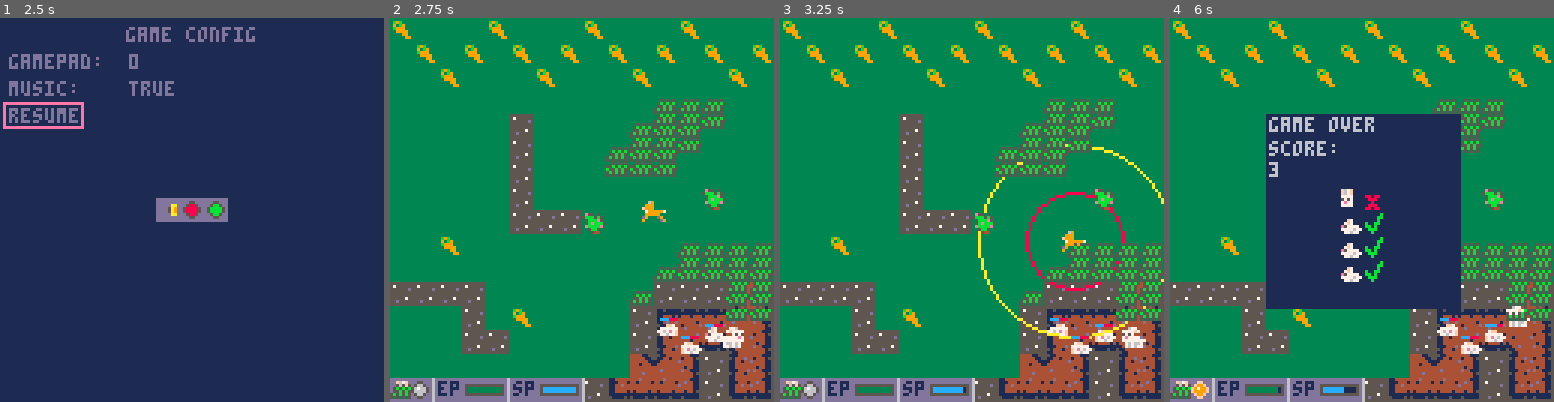
Above: before the commit, frames 1-4 (left to right).
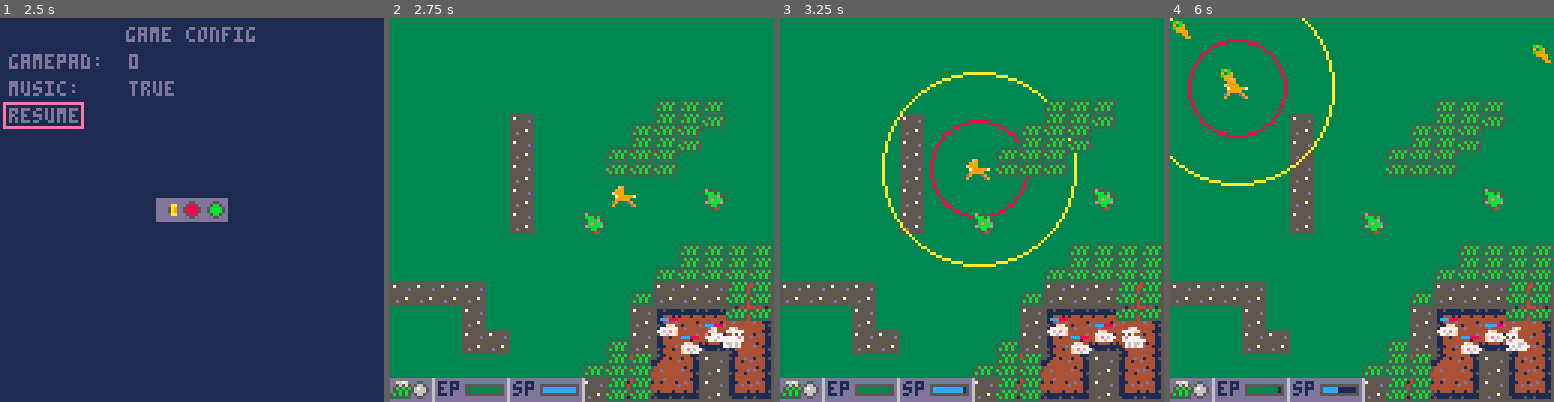
Above: after the commit, the same moments.

Repository: learnb/sleeping-bunnies
Game: PICO-8 cartridge sleeping-bunnies.p8
Two runs of this game, one before a commit and one after it. Both use one fixed random seed, a clock stepped at 60 frames per second and the inputs below.
Inputs:
- Up to frame 1 (2.5 s): tap X (X key) at 0.33, 1.07, 1.85 s; tap O (Z key) at 0.7, 1.7, 2.1 s; hold Right 1.6-2.1 s; hold Up 2.15-2.42 s; hold Right from 2.47 s (still down)
- Up to frame 2 (2.75 s): keep holding Right; tap O (Z key) at 2.5 s
- Up to frame 3 (3.25 s): tap O (Z key) at 2.9 s; tap X (X key) at 2.97 s; release Right at 3.03 s; hold Left from 3.08 s (still down)
- Up to frame 4 (6 s): tap O (Z key) every 0.4 s from 3.3 to 5.7 s; release Left at 3.58 s; hold Down 3.63-3.97 s; hold Right 4.02-4.68 s; tap X (X key) at 4.08, 5.2 s; hold Up 4.73-5.03 s; hold Left 5.08-5.68 s; hold Down from 5.73 s (still down)

Frame 1 is identical in both runs. In frame 2, 4.7% of the frame differs, in the area x 0-100%, y 0-100%; in frame 3, 7.1%; in frame 4, 31%, in the area x 0-94%, y 0-100%.

Commit message:
all systems working

Diff:
--- a/sleeping-bunnies.p8
+++ b/sleeping-bunnies.p8
@@ -77,6 +77,7 @@
 end
 -->8
 function init_sim()
+  debug = {}
   score = 0
 
   worldw = 128
@@ -88,6 +89,7 @@
   sniff_lock = false
 
   reduce_rate = 0.01
+  lastKnowPosition = {x=10, y=15}
 
   home = false
 
@@ -98,7 +100,7 @@
   rabbit.hp = 100
   rabbit.alive = true
   rabbit.speed = 1
-  rabbit.radius = 4
+  rabbit.radius = 8
   rabbit.hidden = false
   rabbit.sniff = false
 
@@ -194,19 +196,30 @@
   fox.anim_state = "idle"
   fox.flip = false
 
+  fox.patrol_points = {}
+  add(fox.patrol_points, {x=2,y=2})
+  add(fox.patrol_points, {x=15,y=2})
+  add(fox.patrol_points, {x=8,y=8})
+  fox.target = fox.patrol_points[1]
+  fox.patrol_indx = 1
+
   -- food
   all_food = {}
   spawners = foodtiles()
-  foreach(spawners, spawn_food)
+  --foreach(spawners, spawn_food)
 
   -- pathfinding tools
   path_init_heatmap()
   path_init_field()
+  gen_flow_field(fox.target.x, fox.target.y)
 end
 
 function update_sim()
+  if (not rabbit.hidden) then
+    lastKnowPosition = ent_tile(rabbit)
+  end
   local src = ent_tile(rabbit)
-  gen_flow_field(src.x, src.y)
+  --gen_flow_field(src.x, src.y)
   -- game over check
   if (not rabbit.alive or ((not buns[1].alive) and (not buns[2].alive) and (not buns[3].alive))) then
     end_sim()
@@ -296,8 +309,10 @@
       end
     end
   end
+  -- food spawning
+  foreach(spawners, timer_food)
   -- fox collision
-  if (ent_dist(rabbit, fox) < rabbit.radius) then
+  if ((ent_dist(rabbit, fox) < rabbit.radius) and (not rabbit.hidden)) then
     -- eaten by fox
     rabbit.alive = false
     --sfx(2)
@@ -306,12 +321,8 @@
   -- update animation state
   if (moved and rabbit.state == "idle") then
     rabbit_change_anim_state("move")
-    -- TODO REMOVE
-    fox.anim_state = "move"
   elseif (not moved and rabbit.state == "move") then
     rabbit_change_anim_state("idle")
-    -- TODO REMOVE
-    fox.anim_state = "idle"
   end
   if (rabbit.state == "idle") then ent_anim_idle(rabbit) end
   if (rabbit.state == "move") then ent_anim_move(rabbit) end
@@ -351,21 +362,28 @@
   if (fox.state == "idle") then
     if (ent_dist(rabbit, fox) <= fox.aradius) then
       fox.state = "alert"
+      fox.target = lastKnowPosition
+      gen_flow_field(fox.target.x, fox.target.y)
     end
     fox_move_patrol()
   elseif (fox.state == "alert") then
     if (ent_dist(rabbit, fox) > fox.aradius) then
       fox.state = "idle"
+      fox.target = fox.patrol_points[fox.patrol_indx]
+      gen_flow_field(fox.target.x, fox.target.y)
     elseif (not rabbit.hidden) then
-      fox.target = {x=rabbit.x, y=rabbit.y}
       if (ent_dist(rabbit, fox) <= fox.cradius) then
         fox.state = "chase"
+        fox.target = lastKnowPosition
+        gen_flow_field(fox.target.x, fox.target.y)
       end
     end
     fox_move_search()
   elseif (fox.state == "chase") then
     if (rabbit.hidden) then
       fox.state = "alert"
+      fox.target = lastKnowPosition
+      gen_flow_field(fox.target.x, fox.target.y)
     end
     fox_move_chase()
   end
@@ -431,6 +449,8 @@
   end
 end
 function rabbit_consume(fud)
+  sfx(13)
+  reset_food_timer(fud.x, fud.y)
   del(all_food, fud)
   rabbit.hp = rabbit.hp + 20
   if (rabbit.hp > 100) then rabbit.hp = 100 end
@@ -438,13 +458,33 @@
 function spawn_food(obj)
   local f = {}
   if (obj != nil) then
+    -- spawn
     f = {}
     f.x = obj.x
     f.y = obj.y
     f.radius = 6
     f.frame = 1
     f.sprites = {35}
+    f.spawner = obj
     add(all_food, f)
+  end
+end
+function timer_food(obj)
+  if (obj != nil) then
+    if (obj.timer > 0) then
+      obj.timer = obj.timer - 1
+    end
+    if (obj.timer == 0) then
+      spawn_food(obj)  -- spawn
+      obj.timer = obj.timer - 1
+    end
+  end
+end
+function reset_food_timer(_x, _y)
+  for i=1,#spawners do -- for each spawner
+    if ( (spawners[i].x == _x) and (spawners[i].y == _y) ) then
+      spawners[i].timer = spawners[i].spawn_time
+    end
   end
 end
 function toggle_sniff_state()
@@ -467,17 +507,38 @@
   else sfx(4) end
 end
 function fox_move_patrol()
-  fox_move_flow()
+  if (fox_move_flow(1)) then
+    fox.anim_state = "idle"
+    -- set next target
+    if (fox.patrol_indx+1 <= #fox.patrol_points) then
+      fox.patrol_indx = fox.patrol_indx + 1
+    else
+      fox.patrol_indx = 1
+    end
+    fox.target = fox.patrol_points[fox.patrol_indx]
+    gen_flow_field(fox.target.x, fox.target.y)
+  end
 end
 function fox_move_search()
   --
-  fox_move_flow()
+  if (fox_move_flow(1)) then
+    fox.anim_state = "idle"
+    -- set next target
+    fox.target = lastKnowPosition
+    gen_flow_field(fox.target.x, fox.target.y)
+  end
 end
 function fox_move_chase()
   --
-  fox_move_flow()
-end
-function fox_move_flow()
+  if (fox_move_flow(2)) then
+    fox.anim_state = "idle"
+    -- set next target
+    fox.target = lastKnowPosition
+    gen_flow_field(fox.target.x, fox.target.y)
+  end
+end
+function fox_move_flow(speed)
+  fox.anim_state = "move"
   local _tile = ent_tile(fox)
   local _celx = _tile.x
   local _cely = _tile.y
@@ -487,9 +548,15 @@
   local _vec = {}
   if (not skip) then
     _vec = path_field[_celx][_cely]
-    fox.x = fox.x + (_vec.x * 1)
-    fox.y = fox.y + (_vec.y * 1)
-  end
+    fox.x = fox.x + (_vec.x * speed)
+    fox.y = fox.y + (_vec.y * speed)
+    if (_vec.x >= 1) then fox.flip = true end
+    if (_vec.x <= -1) then fox.flip = false end
+    if (_vec.x == 0 and _vec.y == 0) then -- stuck/complete
+      return true
+    end
+  end
+  return false
 end
 function cgrass(o)
   -- check "tall grass" tile collision
@@ -533,7 +600,13 @@
   for _y=0,15 do -- rows
     for _x=0,15 do -- cols
       if (fget(mget(_x,_y),1)) then
-        add(_list, {x=_x*8, y=_y*8})
+        local t = {}
+        t.x = _x*8
+        t.y = _y*8
+        t.spawn_time = flr(30*(rnd(20)+10)) -- rng 10 to 30 'seconds'
+        t.timer = flr(t.spawn_time * rnd(1))
+        --add(_list, {x=_x*8, y=_y*8, spawn_time=(30*20), timer=spawn_time})
+        add(_list, t)
       end
     end
   end
@@ -770,6 +843,7 @@
 end
 function vec_norm(_vec)
   local m = vec_mag(_vec)
+  if (m == 0) then return {x=0, y=0} end
   return {x=(_vec.x/m), y=(_vec.y/m)}
 end
 function graph_cardinal_neighbors(_node)
@@ -1114,14 +1188,14 @@
 50505050505950505050505050505050527d7d7d527d7d7d7d404141427d7d7d000000000000000000000000000000000000000000000000000000000000000000000000000000000000000000000000000000000000000000000000000000000000000000000000000000000000000000000000000000000000000000000000
 505050505059505050505050505050507d7d7d7d7d527d7d7d4242427d7d7d7d000000000000000000000000000000000000000000000000000000000000000000000000000000000000000000000000000000000000000000000000000000000000000000000000000000000000000000000000000000000000000000000000
 505050505059505050505050505050507d7d7d7d7d7d7d7d7d7d7d7d7d537d7d7d7d7d7d7d7d7d7d7d7d7d7d7d7d7d7d0000000000000000000000000000000000000000000000000000000000000000000000000000000000000000000000000000000000000000000000000000000000000000000000000000000000000000
-505050505059595950505050505050507d7d7d7d7d7d7d7d537d7d7d7d7d7d7d7d7d7d7d7d7d7d7d7d7d7d7d7d7d7d7d0000000000000000000000000000000000000000000000000000000000000000000000000000000000000000000000000000000000000000000000000000000000000000000000000000000000000000
+505050505059505050505050505050507d7d7d7d7d7d7d7d537d7d7d7d7d7d7d7d7d7d7d7d7d7d7d7d7d7d7d7d7d7d7d0000000000000000000000000000000000000000000000000000000000000000000000000000000000000000000000000000000000000000000000000000000000000000000000000000000000000000
 505060505050505050505050505050507d7d7d7d7d7d7d7d7d7d7d7d404040407d7d7d7d7d7d7d7d7d7d7d7d7d7d7d7d0000000000000000000000000000000000000000000000000000000000000000000000000000000000000000000000000000000000000000000000000000000000000000000000000000000000000000
 505050505050505050505050505050507d7d7d7d7d7d7d7d7d7d7d40414141417d7d7d7d7d7d7d7d7d7d7d7d7d7d7d7d0000000000000000000000000000000000000000000000000000000000000000000000000000000000000000000000000000000000000000000000000000000000000000000000000000000000000000
 5959595950505050505050595959585a7d7d7d7d7d7d7d7d7d7d407d7d7d41417d7d7d7d7d7d7d7d7d7d7d5252527d7d0000000000000000000000000000000000000000000000000000000000000000000000000000000000000000000000000000000000000000000000000000000000000000000000000000000000000000
 5050505950605050505059484949575a7d7d7d7d7d7d7d7d7d7d7d7d7d7d42427d7d7d7d7d7d7d7d7d7d5250515050510000000000000000000000000000000000000000000000000000000000000000000000000000000000000000000000000000000000000000000000000000000000000000000000000000000000000000
-5050505959505050505059584669475a7d7d7d7d7d7d7d7d7d7d7d7d7d7d7d7d7d7d7d7d7d7d7d7d7d7d5251505150500000000000000000000000000000000000000000000000000000000000000000000000000000000000000000000000000000000000000000000000000000000000000000000000000000000000000000
-5050505050505050505056575a59585a7d7d7d7d7d7d7d7d7d7d7d7d7d7d7d7d7d7d7d7d7d7d7d7d7d7d5250505150510000000000000000000000000000000000000000000000000000000000000000000000000000000000000000000000000000000000000000000000000000000000000000000000000000000000000000
-5959595959595959596869696a59686a7d7d7d7d7d7d7d7d7d7d7d7d7d7d7d7d7d7d7d7d7d7d7d7d52525250505051500000000000000000000000000000000000000000000000000000000000000000000000000000000000000000000000000000000000000000000000000000000000000000000000000000000000000000
+5050505959505050505059584669475a7d7d7d7d7d7d7d7d7d407d7d7d7d7d7d7d7d7d7d7d7d7d7d7d7d5251505150500000000000000000000000000000000000000000000000000000000000000000000000000000000000000000000000000000000000000000000000000000000000000000000000000000000000000000
+5050505050505050505056575a59585a7d7d7d7d7d7d7d7d4041417d7d7d7d7d7d7d7d7d7d7d7d7d7d7d5250505150510000000000000000000000000000000000000000000000000000000000000000000000000000000000000000000000000000000000000000000000000000000000000000000000000000000000000000
+5959595959595959596869696a59686a7d7d7d7d7d7d7d7d7d41417d7d7d7d7d7d7d7d7d7d7d7d7d52525250505051500000000000000000000000000000000000000000000000000000000000000000000000000000000000000000000000000000000000000000000000000000000000000000000000000000000000000000
 0000000000000000000000000000000000000000ff000000000000000000007c000000000000000000000000000000000000000000000000000000000000000000000000000000000000000000000000000000000000000000000000000000000000000000000000000000000000000000000000000000000000000000000000
 
 
